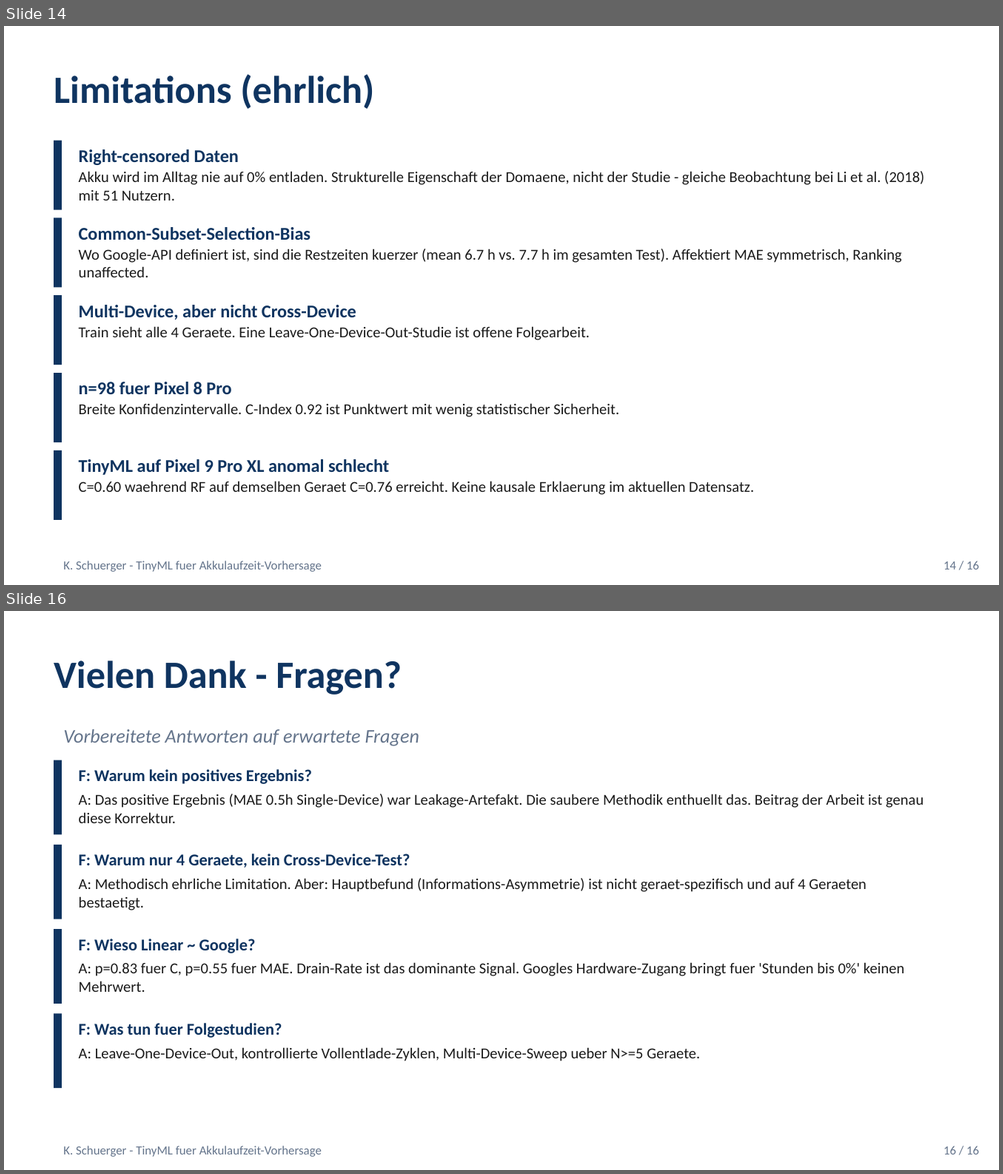
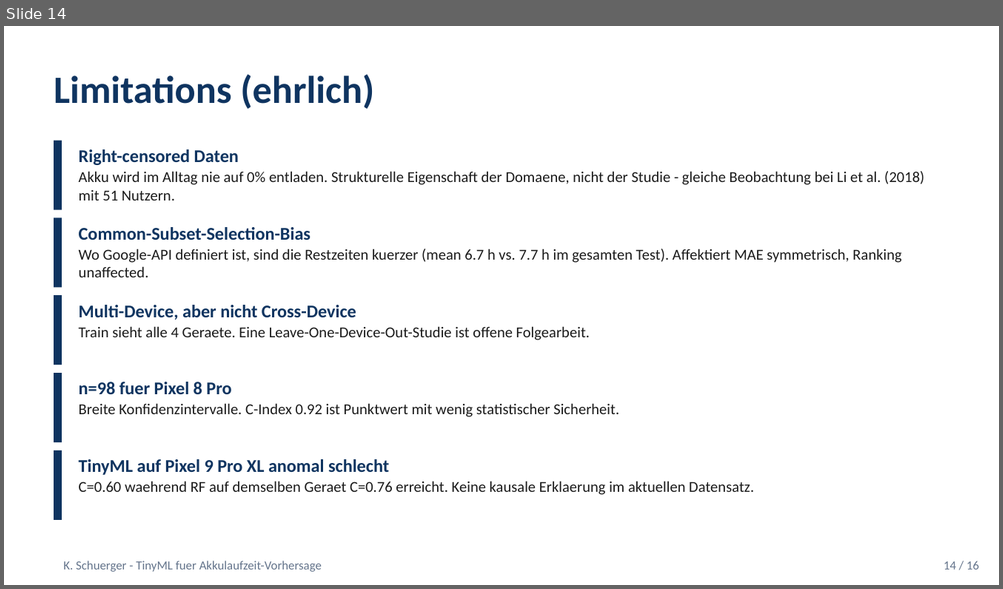
Before and after one commit to Keno-fsdf/HandyUsageRepo, a slide deck: paper/Paper_Verteidigung.pptx. Shown one above the other, each under a label of ours: slides 14 and 16 before the commit, slide 14 after it; the slides between them are not shown. The pictures are 1003x1174 and 1003x589 pixels, drawn with LibreOffice and Linux fonts; fonts in the diff are those of the drawing. Boxes give left, top, right and bottom in pixels: in the first picture for what was removed or moved away, otherwise in the second. Text is boxed around its words. In the diff, an @@ line names an element or a change of style, - is before the commit and + after.

```diff
--- a/paper/Paper_Verteidigung.pptx
+++ b/paper/Paper_Verteidigung.pptx
@@ slide 16 removed at <box>4,611,999,1170</box>, background #FFFFFF @@
@@ text removed at <box>54,661,401,695</box> @@
-Vielen Dank - Fragen?
@@ text removed at <box>63,729,419,746</box> @@
-Vorbereitete Antworten auf erwartete Fragen
@@ rectangle removed at <box>54,760,62,834</box> @@
@@ text removed at <box>79,769,312,784</box> @@
-F: Warum kein positives Ergebnis?
@@ text removed at <box>79,794,923,823</box> @@
-A: Das positive Ergebnis (MAE 0.5h Single-Device) war Leakage-Artefakt. Die saubere Methodik enthuellt das. Beitrag der Arbeit ist genau diese Korrektur.
@@ rectangle removed at <box>54,845,62,920</box> @@
@@ text removed at <box>79,854,410,868</box> @@
-F: Warum nur 4 Geraete, kein Cross-Device-Test?
@@ text removed at <box>79,878,866,911</box> @@
-A: Methodisch ehrliche Limitation. Aber: Hauptbefund (Informations-Asymmetrie) ist nicht geraet-spezifisch und auf 4 Geraeten bestaetigt.
@@ rectangle removed at <box>54,929,62,1004</box> @@
@@ text removed at <box>79,939,256,954</box> @@
-F: Wieso Linear ~ Google?
@@ text removed at <box>79,963,904,992</box> @@
-A: p=0.83 fuer C, p=0.55 fuer MAE. Drain-Rate ist das dominante Signal. Googles Hardware-Zugang bringt fuer 'Stunden bis 0%' keinen Mehrwert.
@@ rectangle removed at <box>54,1014,62,1088</box> @@
@@ text removed at <box>79,1023,282,1038</box> @@
-F: Was tun fuer Folgestudien?
@@ text removed at <box>79,1048,700,1062</box> @@
-A: Leave-One-Device-Out, kontrollierte Vollentlade-Zyklen, Multi-Device-Sweep ueber N>=5 Geraete.
@@ text removed at <box>63,1146,321,1157</box> @@
-K. Schuerger - TinyML fuer Akkulaufzeit-Vorhersage
@@ text removed at <box>943,1146,979,1155</box> @@
-16 / 16
```
Also in this commit, not shown: 3 slides changed, 1 slide added, 1 other file.
